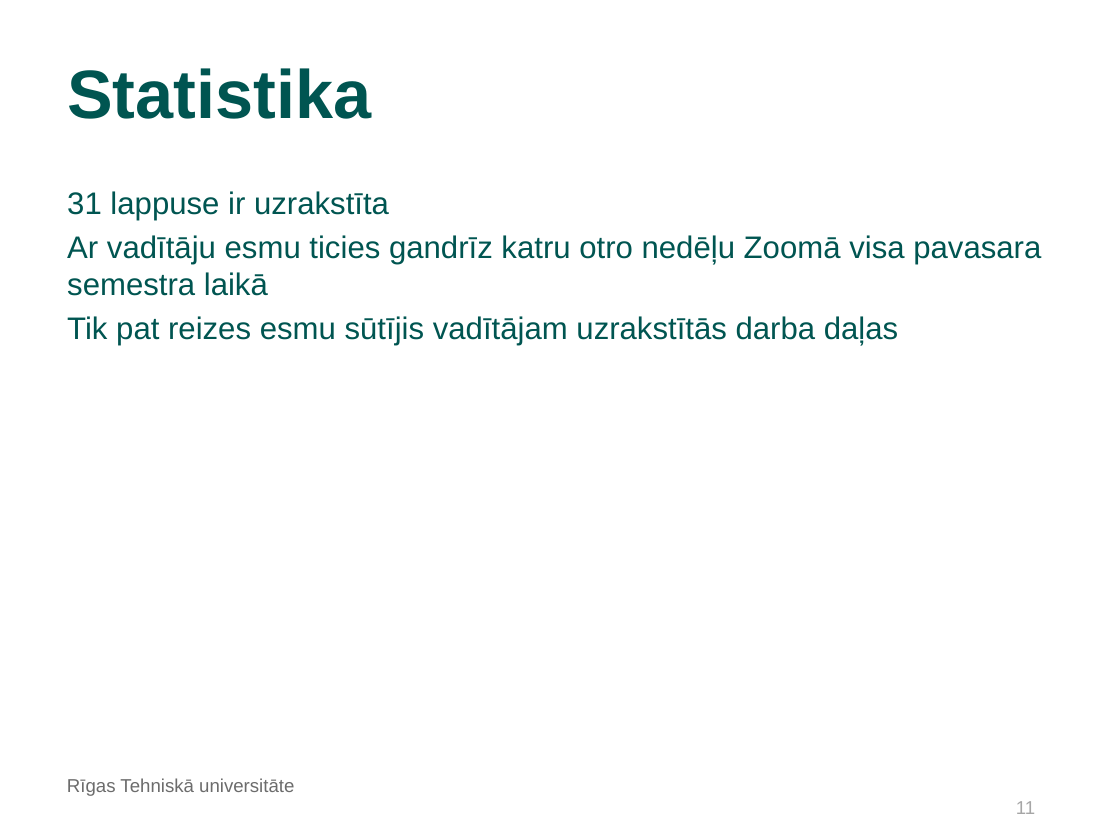
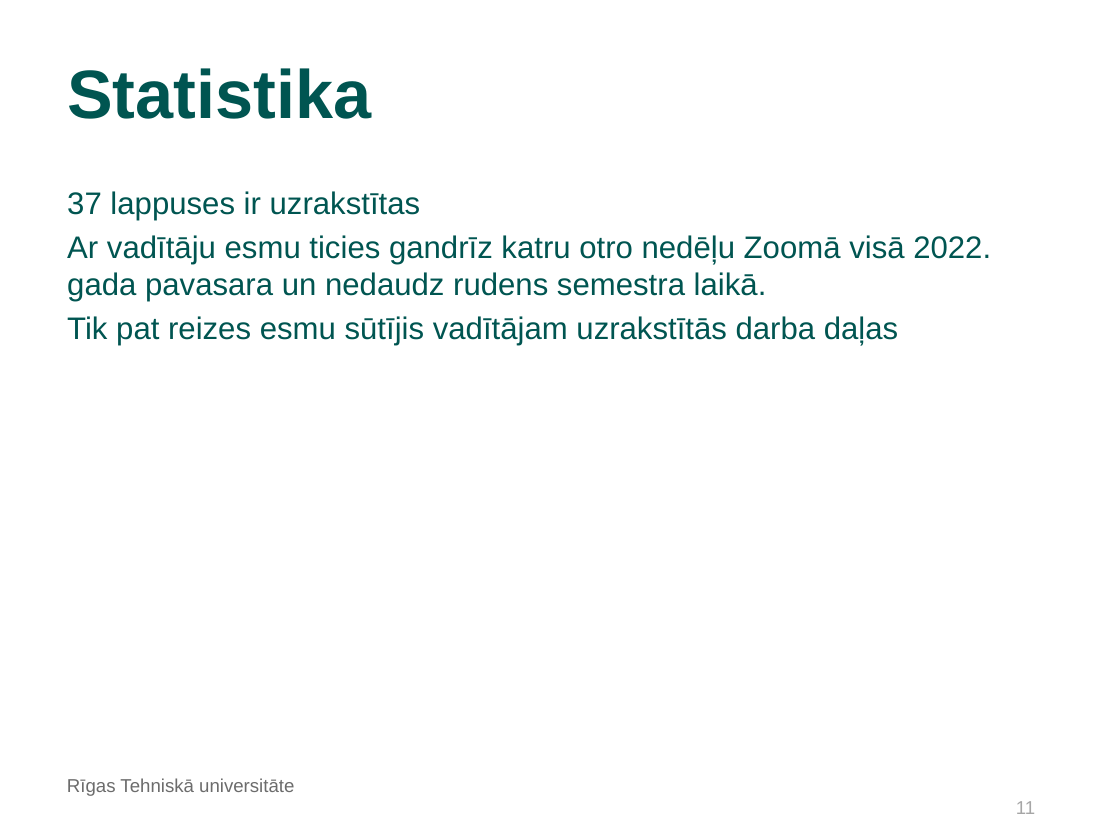
Before and after one commit to kamikaze/rtu-bachelor-tasks, a slide deck: slide 11 of docs/Šablons_Bakalaura_darba_priekšaizstāvēšanai.odp. Drawn at 1120x840 pixels with LibreOffice and Linux fonts; fonts in the diff are those of the drawing; background and template pictures are left out. Boxes give left, top, right and bottom in pixels: in the first picture for what was removed or moved away, otherwise in the second. Text is boxed around its words. In the diff, an @@ line names an element or a change of style, - is before the commit and + after.

```diff
--- a/docs/Šablons_Bakalaura_darba_priekšaizstāvēšanai.odp
+++ b/docs/Šablons_Bakalaura_darba_priekšaizstāvēšanai.odp
@@ text at (x1=67, y1=191, x2=991, y2=302): text changed @@
-31 lappuse ir uzrakstīta
-Ar vadītāju esmu ticies gandrīz katru otro nedēļu Zoomā visa pavasara semestra laikā
+37 lappuses ir uzrakstītas
+Ar vadītāju esmu ticies gandrīz katru otro nedēļu Zoomā visā 2022. gada pavasara un nedaudz rudens semestra laikā.
```
Also in this commit, not shown: 6 other slides changed, 1 other file.
